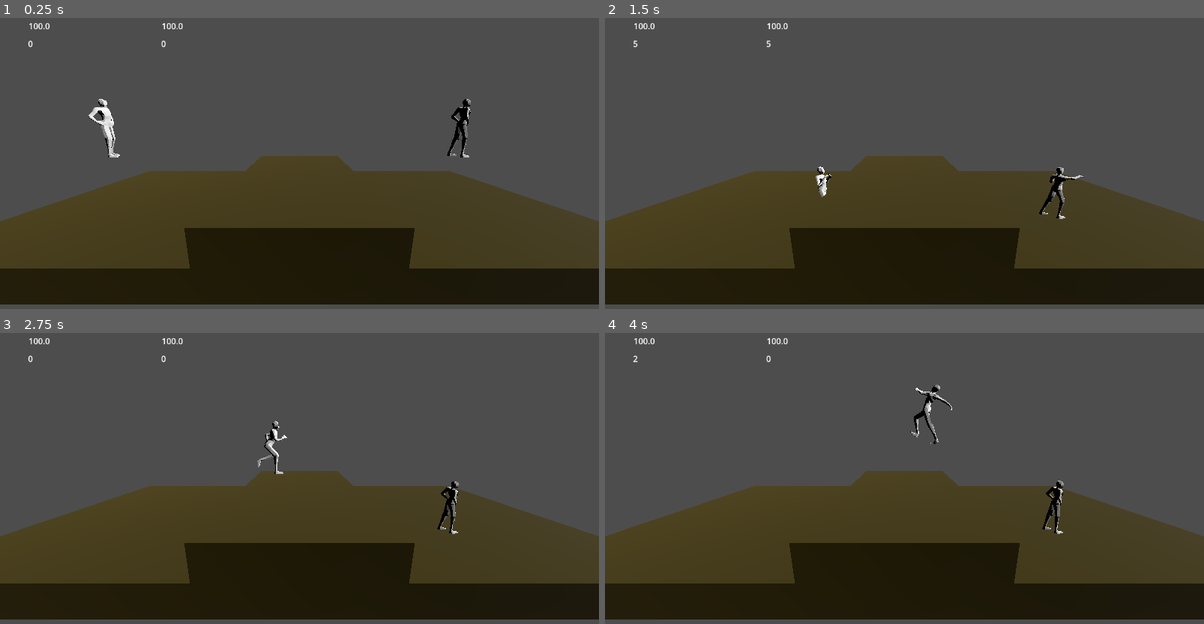
Above: before the commit, frames 1-4 (two rows, left to right).
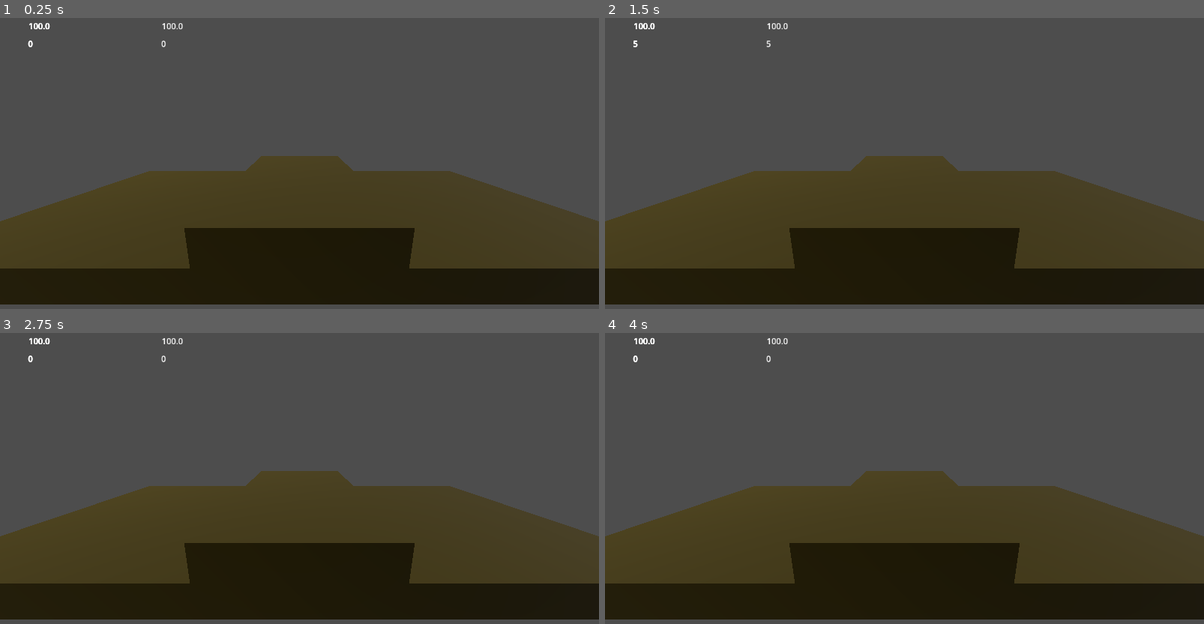
Above: after the commit, the same moments.

Repository: pixelcrust/fighting_game
Game: Godot game, scene res://scenes/world.tscn
Same seed, same stepped clock (60 frames per second), same inputs: the game is played once before the commit and once after it.
Inputs:
- Up to frame 1 (0.25 s): no input
- Up to frame 2 (1.5 s): hold D (key_right_0) 0.53-1.28 s; tap V (key_attack1_0) at 0.6 s; tap W (key_jump_0) at 0.77, 1.07 s; tap K (key_attack1_1) at 0.8, 1.35 s; hold A (key_left_0) from 1.28 s (still down)
- Up to frame 3 (2.75 s): tap W (key_jump_0) at 1.52, 1.82 s; tap B (key_block_0) at 1.55, 2.1 s; release A (key_left_0) at 2.03 s; hold D (key_right_0) from 2.03 s (still down); tap L (key_block_1) at 2.3 s
- Up to frame 4 (4 s): tap L (key_block_1) at 2.85 s; tap W (key_jump_0) at 3.02, 3.32, 3.77 s; tap S (key_duck_0) at 3.05, 3.6 s; release D (key_right_0) at 3.53 s; hold A (key_left_0) from 3.53 s (still down); tap Down (key_duck_1) at 3.8 s

The runs differ from the first frame. In frame 1, 0.7% of the frame differs, in the area x 4-79%, y 1-48%; in frame 2, 0.5%; in frame 3, 0.6%; in frame 4, 0.7%.

Commit message:
New Animations and Rig
New Rig number 4. It has the block animation and updated set of animations.

Diff:
--- /dev/null
+++ b/scenes/script_fighter2.gd
@@ -0,0 +1,210 @@
+extends CharacterBody3D
+
+@export var player : int = 0 #starting with zero
+
+@export var hp : float = 100
+@export var stance : float = 100
+@export var run_speed : float = 3.0
+@export var jump_speed : float = 4.0
+@export var air_strafe_speed :float = 2.0
+
+@onready var animation_player: AnimationPlayer = $Base_Rig_004.animation_player
+@onready var base: RayCast3D = $base
+@onready var ui_elements = preload("res://ui_elements/life_bar.tscn")
+@onready var ui = null
+
+@onready var base_rig: Node3D = $Base_Rig_004
+
+#controlls
+var key_left : String
+var key_right : String
+var key_jump : String
+var key_duck : String
+var key_attack1 : String
+var key_block : String
+
+
+var state : int = 0
+var state_before : int = 0
+var is_facing_right : bool = true
+var attack_state : int = 0
+
+"""
+0.. standing
+1.. jumping upward
+2.. falling
+3.. lying on floor
+4.. crouched
+5.. attacking
+6.. being hit
+7.. block
+8.. parry
+"""
+var on_floor : bool = false
+
+func _ready():
+
+	if player == 0:
+		key_left = "key_left_0"
+		key_right = "key_right_0"
+		key_jump = "key_jump_0"
+		key_duck = "key_duck_0"
+		key_attack1 = "key_attack1_0"
+		key_block = "key_block_0"
+	elif player == 1:
+		key_left = "key_left_1"
+		key_right = "key_right_1"
+		key_jump = "key_jump_1"
+		key_duck = "key_duck_1"
+		key_attack1 = "key_attack1_1"
+		key_block = "key_block_1"
+
+	#create ui elements with position.x player* 128
+	var new_ui = ui_elements.instantiate()
+	new_ui.global_position.x = 32+player*256
+	new_ui.player_id = self
+	add_child(new_ui)
+
+func _physics_process(delta):
+
+
+	#print(str(hp))
+	#on floor
+	on_floor = base.is_colliding()
+
+	if on_floor:
+		velocity.y = 0
+	else:
+		velocity.y -= 9.8 * delta
+
+	#state machine
+	match state:
+		0: # ..standing
+			attack_state = 0
+			#input
+			if Input.is_action_pressed(key_left):
+				if is_facing_right:
+					turn_left(delta)
+				velocity.x = - run_speed * delta * 100
+			elif Input.is_action_pressed(key_right):
+				if !is_facing_right:
+					turn_right(delta)
+				velocity.x = run_speed * delta * 100
+			else:
+				velocity.x = 0
+			if Input.is_action_pressed(key_jump) && on_floor:
+				velocity.y = jump_speed * delta * 100
+				state = 1
+			if Input.is_action_pressed(key_duck):
+				state = 4
+			if Input.is_action_pressed(key_attack1):
+				state = 5
+			if Input.is_action_pressed(key_block):
+				state = 7
+
+		1: # ..jumping upward
+			attack_state = 1
+			if velocity.y <= 0:
+				state = 2
+			if Input.is_action_pressed(key_left):
+				if is_facing_right:
+					turn_left(delta)
+				velocity.x = - air_strafe_speed * delta * 100
+			elif Input.is_action_pressed(key_right):
+				if !is_facing_right:
+					turn_right(delta)
+				velocity.x = air_strafe_speed * delta * 100
+		2: # ..falling
+			attack_state = 2
+			if Input.is_action_pressed(key_left):
+				if is_facing_right:
+					turn_left(delta)
+				velocity.x = - air_strafe_speed * delta * 100
+			elif Input.is_action_pressed(key_right):
+				if !is_facing_right:
+					turn_right(delta)
+				velocity.x = air_strafe_speed * delta * 100
+			if on_floor:
+				state = 0
+		3: # ..lying on the floor
+			attack_state = 3
+		4: # ..crouched
+			attack_state = 4
+			if Input.is_action_just_released(key_duck):
+				state = 0
+		5: # ..attacking
+			#depending what state the player was before what attack is being played
+			match attack_state:
+				0:
+					_attack_normal(delta)
+				1:
+					pass
+				2:
+					pass
+				3:
+					pass
+				4:
+					pass
+				_:
+					pass
+		6: # .. being hit
+			state = state_before
+			pass
+		7: # ..blocking
+			pass
+		8: #..parrying
+			pass
+		_:
+			pass
+
+	#animations
+	if state == 0 and velocity.x != 0:
+		base_rig.animation_player.play("run")
+	elif state == 0 and velocity.x == 0:
+		base_rig.animation_player.play("idle")
+	elif state == 1:
+		base_rig.animation_player.play("jump")
+
+	move_and_slide()
+
+func _attack_normal(delta):
+
+	animation_player.play("punch")
+	#if animation_player.animation_finished("punch"):
+		#state = 0
+	await get_tree().create_timer(1.0667).timeout
+	state = 0
+
+func _attack_jump(delta):
+	pass
+
+func _attack_crouch(delta):
+	pass
+
+func _attack_falling(delta):
+	pass
+
+func _attack_lying(delta):
+	pass
+
+func _block(delta):
+	pass
+
+func _being_hit(delta):
+	pass
+
+func turn_left(delta):
+	print(str(rad_to_deg($Base_Rig_004.rotation.y)))
+	$Base_Rig_004.rotation.y = deg_to_rad(180.0)
+	is_facing_right = false
+
+func turn_right(delta):
+	print(str(rad_to_deg($Base_Rig_004.rotation.y)))
+	$Base_Rig_004.rotation.y = deg_to_rad(0.0)
+	is_facing_right = true
+
+func _on_base_rig_004_being_hit_to_main_script(dmg: float, stagger: float) -> void:
+	print_debug("primary script reached")
+	hp -= dmg
+	state_before = state
+	state = 6
--- a/scenes/test_fighter.tscn
+++ b/scenes/test_fighter.tscn
@@ -1,7 +1,10 @@
-[gd_scene load_steps=4 format=3 uid="uid://b5m04rkbekqft"]
+[gd_scene load_steps=7 format=3 uid="uid://b5m04rkbekqft"]
 
 [ext_resource type="Script" uid="uid://cpvr6he6n03xx" path="res://scripts/script_fighter.gd" id="1_udbmd"]
 [ext_resource type="PackedScene" uid="uid://dp184cddhtubo" path="res://scenes/character_rig.tscn" id="2_7e5go"]
+[ext_resource type="Script" uid="uid://bsomap8b2rjo3" path="res://scenes/script_fighter2.gd" id="3_ujomp"]
+[ext_resource type="PackedScene" uid="uid://ccu6mub00f8g1" path="res://blender_models/Base_Rig.004.glb" id="4_qh8pm"]
+[ext_resource type="Script" uid="uid://2pa08th654e6" path="res://scripts/character_rig2.gd" id="5_jbjpy"]
 
 [sub_resource type="CapsuleShape3D" id="CapsuleShape3D_7e5go"]
 radius = 0.3
@@ -19,4 +22,20 @@
 
 [node name="Base_Rig_003" parent="." instance=ExtResource("2_7e5go")]
 
+[node name="test_fighter2" type="CharacterBody3D" parent="."]
+script = ExtResource("3_ujomp")
+
+[node name="Base_Rig_004" parent="test_fighter2" instance=ExtResource("4_qh8pm")]
+script = ExtResource("5_jbjpy")
+
+[node name="base" type="RayCast3D" parent="test_fighter2"]
+transform = Transform3D(1, 0, 0, 0, 1, 0, 0, 0, 1, 0, 0.976709, -0.000217199)
+
+[node name="movement_collision_shape" type="CollisionShape3D" parent="test_fighter2"]
+transform = Transform3D(1, 0, 0, 0, 1, 0, 0, 0, 1, 0, 0.903022, 0)
+shape = SubResource("CapsuleShape3D_7e5go")
+
 [connection signal="being_hit_to_main_script" from="Base_Rig_003" to="." method="being_hit_to_main_script"]
+[connection signal="being_hit_to_main_script" from="test_fighter2/Base_Rig_004" to="test_fighter2" method="_on_base_rig_004_being_hit_to_main_script"]
+
+[editable path="test_fighter2/Base_Rig_004"]
--- /dev/null
+++ b/scripts/character_rig2.gd
@@ -0,0 +1,22 @@
+extends Node3D
+@onready var animation_player: AnimationPlayer = $AnimationPlayer
+
+@onready var skeleton_3d: Skeleton3D = $rig_base/Skeleton3D
+
+signal being_hit_to_main_script(dmg : float,stagger : float)
+
+func _process(delta):
+	pass
+
+func _on_physical_bone_being_hit(dmg : float, stagger : float) -> void:
+	print_debug("bone entered collision shape!!!!!!!!!!!!!")
+	print("hallo")
+	emit_signal("being_hit_to_main_script",dmg, stagger)
+	pass # Replace with function body.
+
+
+func _on_area_3d_body_entered(body: Node3D) -> void:
+
+	if is_ancestor_of(body) != true:
+		body.get_hit(10,10)
+		print_debug("body in hitbox")
Binary file added: blender_models/Base_Rig.004.glb
Not shown, added: blender_models/Base_Rig.004.glb.import
Not shown, added: scenes/script_fighter2.gd.uid
Not shown, added: scripts/character_rig2.gd.uid
